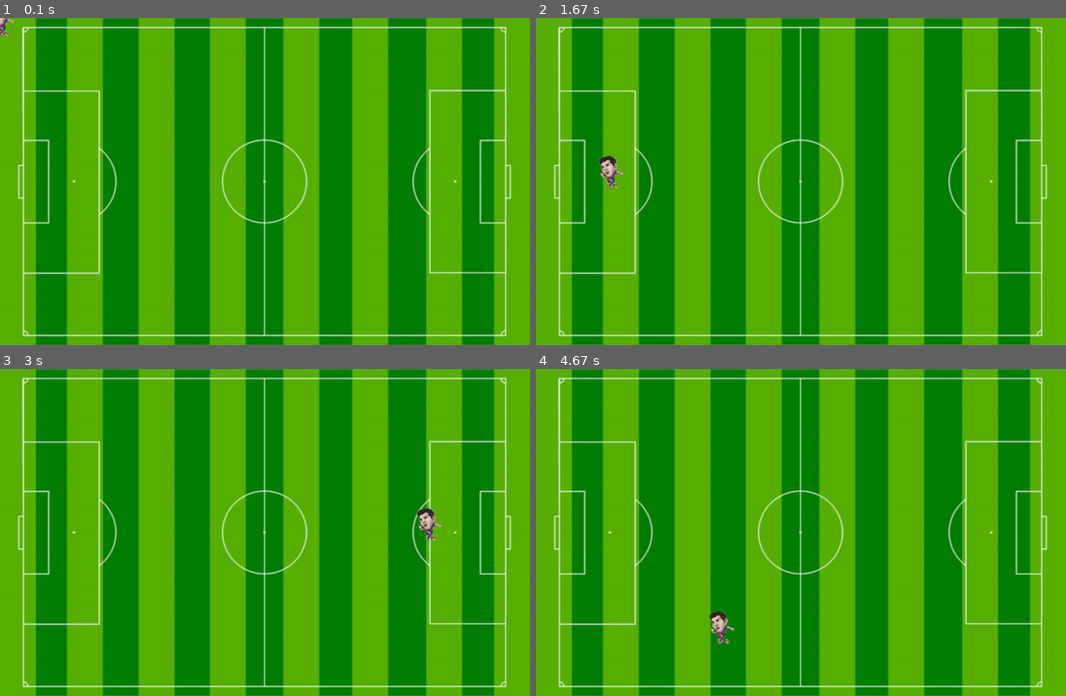
Above: before the commit, frames 1-4 (two rows, left to right).
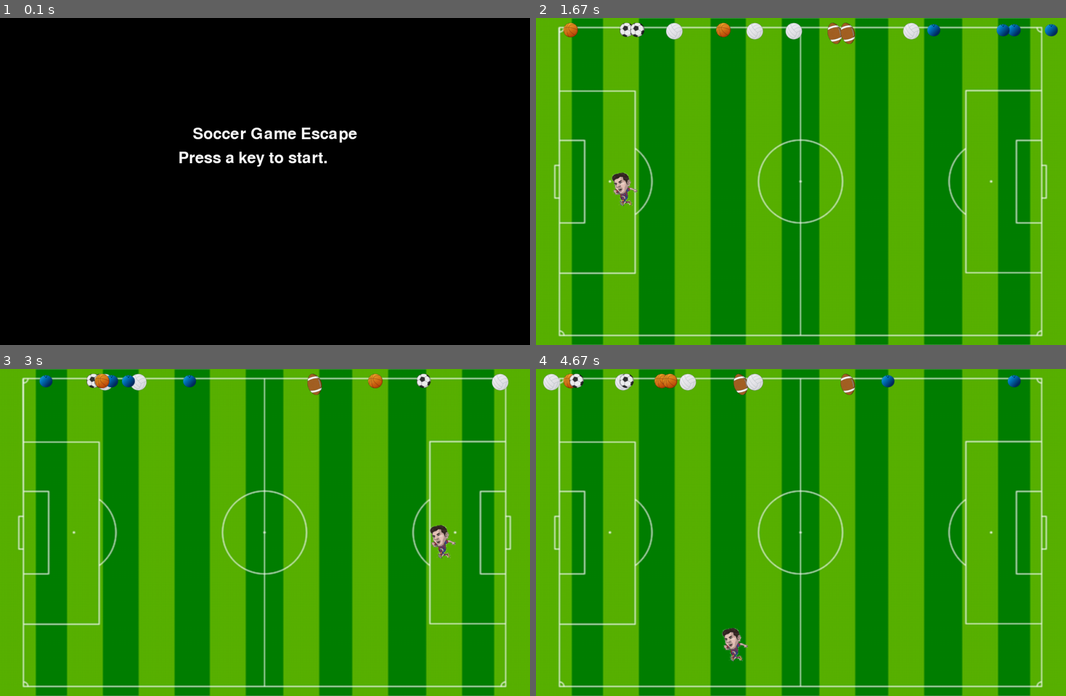
Above: after the commit, the same moments.

Repository: andrevinicius201/jogo_pygame
Game: pygame game, started from SoccerGame.py
The game is run twice, just before and just after one commit, with the same random seed, the same clock (stepped at 60 frames per second) and the same inputs.
Inputs (mouse positions are in pixels of both pictures, inside the frame that each line leads up to):
- Up to frame 1 (0.1 s): no input
- Up to frame 2 (1.67 s): tap Enter at 0.33 s; hold D 0.67-1.13 s; move the mouse to (636, 132) at 0.7 s; hold W 1.17-1.47 s; move the mouse to (864, 210) at 1.2 s; hold D from 1.5 s (still down); move the mouse to (610, 171) at 1.53 s
- Up to frame 3 (3 s): release D at 1.97 s; press the mouse at (402, 584) at 2.03 s; move the mouse to (296, 522) at 2.13 s; release the mouse at (190, 463) at 2.27 s; press the mouse at (402, 584) at 2.37 s; move the mouse to (402, 542) at 2.47 s; release the mouse at (402, 503) at 2.6 s; press the mouse at (402, 584) at 2.7 s; move the mouse to (413, 555) at 2.8 s; release the mouse at (429, 525) at 2.93 s
- Up to frame 4 (4.67 s): press the mouse at (938, 584) at 3.03 s; move the mouse to (922, 529) at 3.13 s; release the mouse at (912, 473) at 3.27 s; press the mouse at (938, 584) at 3.37 s; move the mouse to (790, 525) at 3.47 s; release the mouse at (647, 470) at 3.6 s; press the mouse at (938, 584) at 3.7 s; move the mouse to (880, 552) at 3.8 s; release the mouse at (822, 519) at 3.93 s; press the mouse at (938, 584) at 4.03 s; move the mouse to (790, 548) at 4.13 s; release the mouse at (647, 512) at 4.27 s; press the mouse at (938, 584) at 4.37 s; move the mouse to (827, 604) at 4.47 s; release the mouse at (721, 627) at 4.6 s

The runs differ from the first frame. In frame 1, 100% of the frame differs, in the area x 0-100%, y 0-100%; in frame 2, 2.0%; in frame 3, 1.6%; in frame 4, 1.8%.

Commit message:
Adicionando todo o progresso ai

Diff:
--- /dev/null
+++ b/Futebol.py
@@ -0,0 +1,181 @@
+import pygame, random, sys
+from pygame.locals import *
+
+telaLarg = 1100
+telaAlt = 680
+corTexto = (255, 255, 255)
+FPS = 40
+bolaTamMin = 30
+bolaTamMax = 50
+bolaVelMin = 1
+bolaVelMax = 6
+addNovaBola = 6
+movimentoJoga = 5
+
+def encerrar():
+    pygame.quit()
+    sys.exit()
+
+def apertarAlgumaTecla():
+    while True:
+        for event in pygame.event.get():
+            if event.type == QUIT:
+                encerrar()
+            if event.type == KEYDOWN:
+                if event.key == K_ESCAPE:
+                    encerrar()
+                return
+
+def jogadorAcertouUmaBola(retJogador, bolas):
+    for b in bolas:
+        if b['img'] == '<Surface(30x32x32 SW)>':
+            print("beleza")
+        if retJogador.colliderect(b['rect']):
+            return True
+    return False
+
+def desenharTexto(text, font, surface, x, y):
+    textobj = font.render(text, 1, corTexto)
+    textrect = textobj.get_rect()
+    textrect.topleft = (x, y)
+    surface.blit(textobj, textrect)
+
+pygame.init()
+mainClock = pygame.time.Clock()
+tela = pygame.display.set_mode((telaLarg, telaAlt))
+pygame.display.set_caption('Futebol Escape')
+pygame.mouse.set_visible(False)
+
+font = pygame.font.SysFont(None, 48)
+
+imgJogador = pygame.image.load('messi.jpg')
+retJogador = imgJogador.get_rect()
+
+imgFundo = pygame.image.load('campo.jpg')
+
+desenharTexto('Futebol Escape', font, tela, (telaLarg / 3), (telaAlt / 3))
+desenharTexto('Pressione uma tecla para começar.', font, tela, (telaLarg / 3) - 30, (telaAlt / 3) + 50)
+pygame.display.update()
+apertarAlgumaTecla()
+
+
+topScore = 0
+while True:
+    bolas = []
+    score = 0
+    retJogador.topleft = (telaLarg / 2, telaAlt - 50)
+    moveLeft = moveRight = moveUp = moveDown = False
+    reverseCheat = slowCheat = False
+    bolaAddContador = 0
+
+    while True:
+        todas_bolas = ["bola_boliche.jpg","bola_futebol.jpg","bola_volei.jpg"]
+        imgBola = pygame.image.load(todas_bolas[random.randint(0,2)])
+        #imgBola = pygame.image.load('bola_futebol.jpg')
+
+
+        score += 1
+
+        for event in pygame.event.get():
+            if event.type == QUIT:
+                encerrar()
+
+            if event.type == KEYDOWN:
+                if event.key == ord('z'):
+                    reverseCheat = True
+                if event.key == ord('x'):
+                    slowCheat = True
+                if event.key == K_LEFT or event.key == ord('a'):
+                    moveRight = False
+                    moveLeft = True
+                if event.key == K_RIGHT or event.key == ord('d'):
+                    moveLeft = False
+                    moveRight = True
+                if event.key == K_UP or event.key == ord('w'):
+                    moveDown = False
+                    moveUp = True
+                if event.key == K_DOWN or event.key == ord('s'):
+                    moveUp = False
+                    moveDown = True
+
+            if event.type == KEYUP:
+                if event.key == ord('z'):
+                    reverseCheat = False
+                    score = 0
+                if event.key == ord('x'):
+                    slowCheat = False
+                    score = 0
+                if event.key == K_ESCAPE:
+                    encerrar()
+                if event.key == K_LEFT or event.key == ord('a'):
+                    moveLeft = False
+                if event.key == K_RIGHT or event.key == ord('d'):
+                    moveRight = False
+                if event.key == K_UP or event.key == ord('w'):
+                    moveUp = False
+                if event.key == K_DOWN or event.key == ord('s'):
+                    moveDown = False
+
+            if event.type == MOUSEMOTION:
+                retJogador.move_ip(event.pos[0] - retJogador.centerx, event.pos[1] - retJogador.centery)
+
+        if not reverseCheat and not slowCheat:
+            bolaAddContador += 1
+
+        if bolaAddContador == addNovaBola:
+            bolaAddContador = 0
+            bolaTam = random.randint(bolaTamMin, bolaTamMax)
+            novaBola = {'rect': pygame.Rect(random.randint(0, telaLarg-bolaTam), 0 - bolaTam, bolaTam, bolaTam),
+                        'speed': random.randint(bolaVelMin, bolaVelMax),
+                        'surface':pygame.transform.scale(imgBola, (bolaTam, bolaTam)),
+                        'img': imgBola
+                        }
+
+            bolas.append(novaBola)
+
+        if moveLeft and retJogador.left > 0:
+            retJogador.move_ip(-1 * movimentoJoga, 0)
+        if moveRight and retJogador.right < telaLarg:
+            retJogador.move_ip(movimentoJoga, 0)
+        if moveUp and retJogador.top > 0:
+            retJogador.move_ip(0, -1 * movimentoJoga)
+        if moveDown and retJogador.bottom < telaAlt:
+            retJogador.move_ip(0, movimentoJoga)
+
+        pygame.mouse.set_pos(retJogador.centerx, retJogador.centery)
+
+        for b in bolas:
+            if not reverseCheat and not slowCheat:
+                b['rect'].move_ip(0, b['speed'])
+            elif reverseCheat:
+                b['rect'].move_ip(0, -5)
+            elif slowCheat:
+                b['rect'].move_ip(0, 1)
+
+        for b in bolas[:]:
+            if b['rect'].top > telaAlt:
+                bolas.remove(b)
+
+        tela.blit(imgFundo,(0,0))
+
+        desenharTexto('Score: %s' % (score), font, tela, 10, 0)
+        desenharTexto('Top Score: %s' % (topScore), font, tela, 10, 40)
+
+        tela.blit(imgJogador, retJogador)
+
+        for b in bolas:
+            tela.blit(b['surface'], b['rect'])
+
+        pygame.display.update()
+
+        if jogadorAcertouUmaBola(retJogador, bolas):
+            if score > topScore:
+                topScore = score
+            break
+
+        mainClock.tick(FPS)
+
+    desenharTexto('GAME OVER', font, tela, (telaLarg / 3), (telaAlt / 3))
+    desenharTexto('Pressione uma tecla para jogar novamente.', font, tela, (telaLarg / 3) - 80, (telaAlt / 3) + 50)
+    pygame.display.update()
+    apertarAlgumaTecla()
--- a/SoccerGame.py
+++ b/SoccerGame.py
@@ -1,15 +1,59 @@
-import pygame
+import pygame, sys
+import random
+import classe_bolas
 
 def main():
     pygame.init()
     tela = pygame.display.set_mode([1100, 680])
     pygame.display.set_caption("Soccer Game Escape")
     relogio = pygame.time.Clock()
+    cor_branca = (255, 255, 255)
+
+    #boliche = pygame.image.load("bola_boliche.jpg")
+
+    '''boliche = [0,0]
+
+    for i in range(2):
+        boliche[i] = pygame.image.load("bola_boliche.jpg")'''
+
+    #bolas = [boliche,futebol,volei]
+
+
+    def encerrar():
+        pygame.quit()
+
+    def apertarAlgumaTecla():
+        while True:
+            for event in pygame.event.get():
+                if event.type == pygame.QUIT:
+                    encerrar()
+                if event.type == pygame.KEYDOWN:
+                    if event.key == pygame.K_ESCAPE:
+                        encerrar()
+                    return
+
+
+    def desenharTexto(text, font, surface, x, y):
+        textobj = font.render(text, 1, cor_branca)
+        textrect = textobj.get_rect()
+        textrect.topleft = (x, y)
+        surface.blit(textobj, textrect)
+
+
+    pygame.font.init()
+
+    font = pygame.font.SysFont(None, 48)
+
+    desenharTexto('Soccer Game Escape', font, tela, 400, 225)
+    desenharTexto('Press a key to start.', font, tela, 400 - 30, 225 + 50)
+    pygame.display.update()
+    apertarAlgumaTecla()
 
     imagem_fundo = pygame.image.load("campo.jpg")
 
     imagemJogador = pygame.image.load("messi.jpg")
     retJogador = imagemJogador.get_rect()
+
     sair = False
 
     while sair != True:
@@ -23,18 +67,76 @@
             if event.type == pygame.MOUSEMOTION:
                 retJogador = retJogador.move(-1,-1)
 
-        relogio.tick(40)
+            if event.type == pygame.KEYDOWN:
+                if event.key == ord('a'):
+                    retJogador = (retJogador[0]+10, retJogador[1], retJogador[2], retJogador[3])
+                    print("de boas")
+
+                if event.key == ord('d'):
+                    retJogador.move_ip(10,0)
+
+                if event.key == ord('w'):
+                    retJogador.move_ip(0,-10)
+
+                if event.key == ord('s'):
+                    retJogador.move_ip(0,10)
+
+        '''cont_bolas = 0
+
+        if cont_bolas < 15:
+            aleatorio = random.randint(0,15)
+            for i in range(aleatorio):
+                ale = random.randint(0,49)
+                tela.blit(classe_bolas.bolas[ale].img, (classe_bolas.bolas[ale].x, classe_bolas.bolas[ale].y))
+                classe_bolas.bolas[ale].y += 5
+                cont_bolas += 1
+            if classe_bolas.bolas[ale].y > 690:
+                cont_bolas -= 1
+                print("caralho")'''
+
+        todas_bolas = []
+
+        cont_bolas = 0
+
+        while cont_bolas < 15:
+            ale = random.randint(0,49)
+            bola = [classe_bolas.bolas[ale].img, (classe_bolas.bolas[ale].x, classe_bolas.bolas[ale].y)]
+            todas_bolas.append(bola)
+            cont_bolas += 1
+
+        for bola in todas_bolas:
+            tela.blit(bola[0],bola[1])
+
+
+
+        pygame.display.update()
 
         tela.blit(imagem_fundo, (0, 0))
 
-        (xant, yant) = (retJogador.left, retJogador.top)
+
         (retJogador.left, retJogador.top) = pygame.mouse.get_pos()
+
+        pos = pygame.mouse.get_pos()
+
+
+        if pos[0] > 1050:
+            pygame.mouse.set_pos(1050,pos[1])
+
+
+        elif pos[1] > 610:
+            pygame.mouse.set_pos(pos[0],610)
+
+
         pygame.mouse.set_visible(0)
-        retJogador.left -= retJogador.width/2
-        retJogador.top -= retJogador.height/2
+
 
         tela.blit(imagemJogador, retJogador)
-        pygame.display.update()
+
+        #pygame.display.update()
+
+
+        relogio.tick(40)
+
     pygame.quit()
 
 
--- /dev/null
+++ b/classe_bolas.py
@@ -0,0 +1,16 @@
+import random
+import pygame
+
+imagens = ['bola_boliche.jpg','bola_futebol.jpg','bola_volei.jpg','bola_footbal.jpg','bola_basquete.jpg']
+tipos = ['boliche','futebol', 'volei','footbal','basquete']
+bolas = []
+
+class Bola:
+    def __init__(self, x, y, index):
+        self.x = x
+        self.y = y
+        self.img = pygame.image.load(imagens[index])
+        self.tipo = tipos[index]
+
+for i in range(50):
+    bolas.append(Bola(random.randint(10, 1090), 10, random.randint(0, len(imagens)-1)))
Binary file added: backup/bola_boliche.jpg
Binary file added: bola_basquete.jpg
Binary file added: bola_boliche.jpg
Binary file added: bola_footbal.jpg
Binary file added: bola_futebol.jpg
Binary file added: bola_volei.jpg
